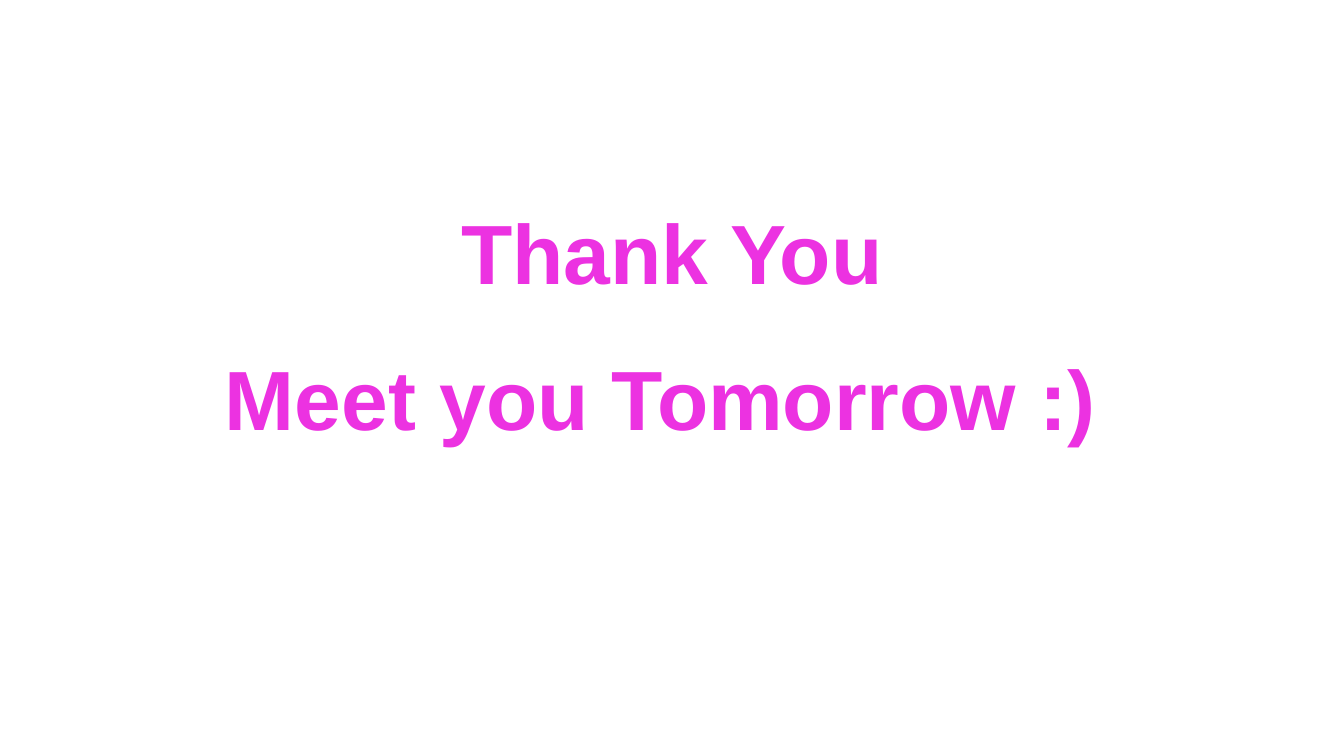
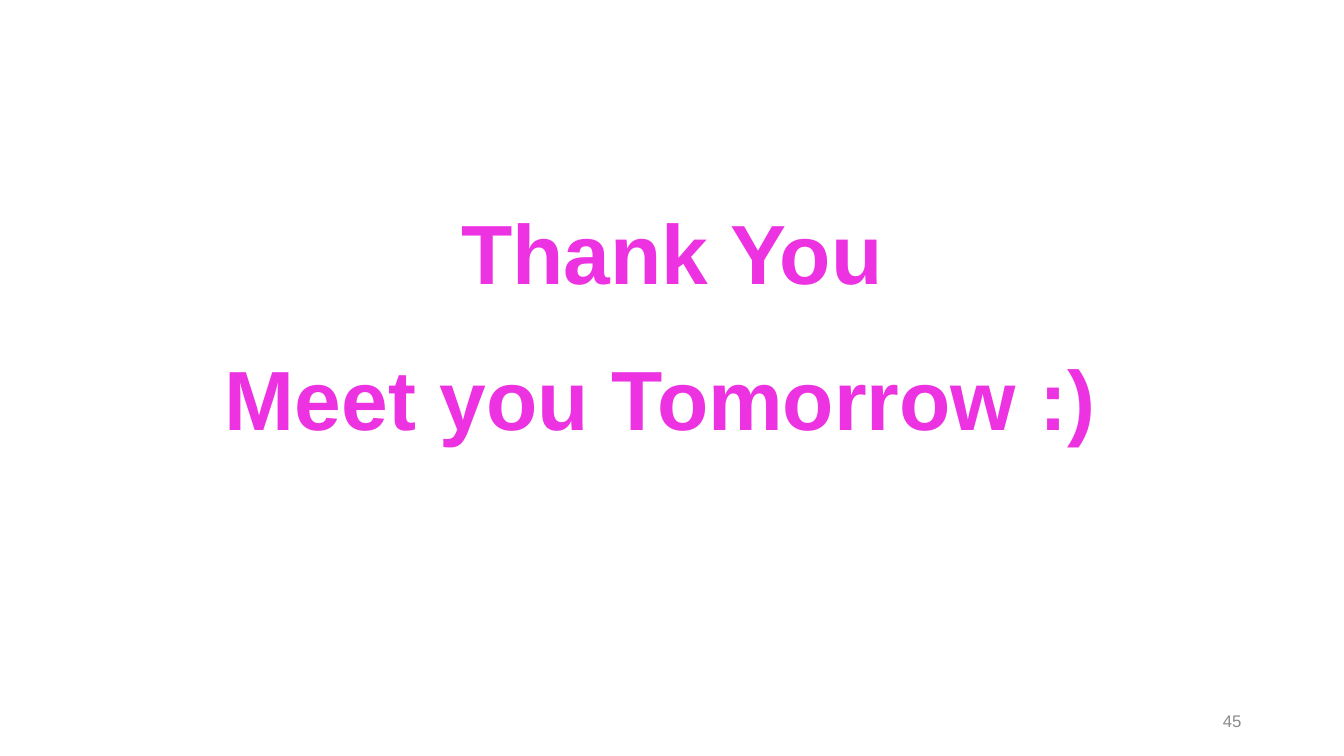
Before and after one commit to janakimeena/Building-Agents-with-MCP, a slide deck: slide 45 of Model Context Protocol Introduction.pptx (slide 47 before the commit). Drawn at 1344x756 pixels with LibreOffice and Linux fonts; fonts in the diff are those of the drawing. Boxes give left, top, right and bottom in pixels: in the first picture for what was removed or moved away, otherwise in the second. Text is boxed around its words. In the diff, an @@ line names an element or a change of style, - is before the commit and + after.

```diff
--- a/Model Context Protocol Introduction.pptx
+++ b/Model Context Protocol Introduction.pptx
@@ page number added at (1223, 715, 1242, 727), 12 pt, text #8C8C8C @@
+45
```
Also in this commit, not shown: 42 other slides changed, 2 slides added, 4 slides removed, 2 other files.
